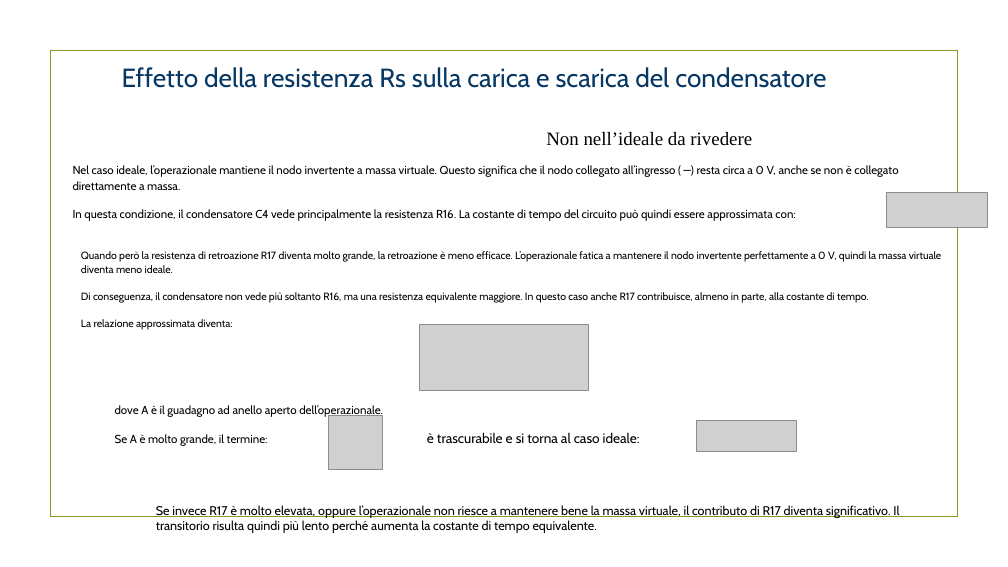
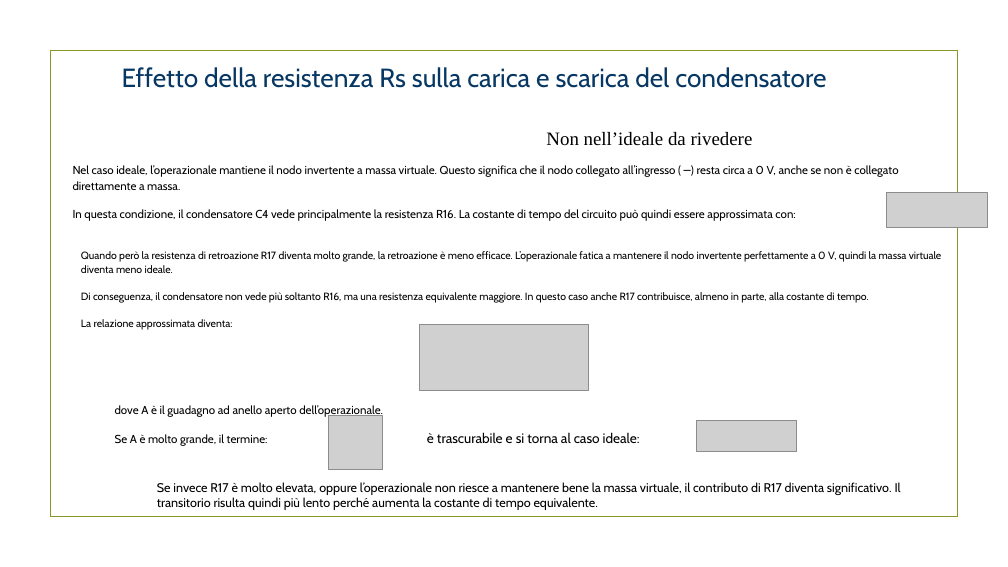
Before and after one commit to RiccardoSC2050/Progetto-sistemi-elettronici, a slide deck: slide 67 of presentazione/demoCompleta.pptx (slide 64 before the commit). Drawn at 1008x567 pixels with LibreOffice and Linux fonts; fonts in the diff are those of the drawing; grey boxes stand for pictures; background and template pictures are left out. Boxes give left, top, right and bottom in pixels: in the first picture for what was removed or moved away, otherwise in the second. Text is boxed around its words. In the diff, an @@ line names an element or a change of style, - is before the commit and + after.

```diff
--- a/presentazione/demoCompleta.pptx
+++ b/presentazione/demoCompleta.pptx
@@ text "Se invece R17 è molto ..." moved from (x1=156, y1=504, x2=899, y2=533) to (x1=157, y1=482, x2=901, y2=510) @@
```
Also in this commit, not shown: 18 other slides changed, 41 slides added, 2 slides removed.
